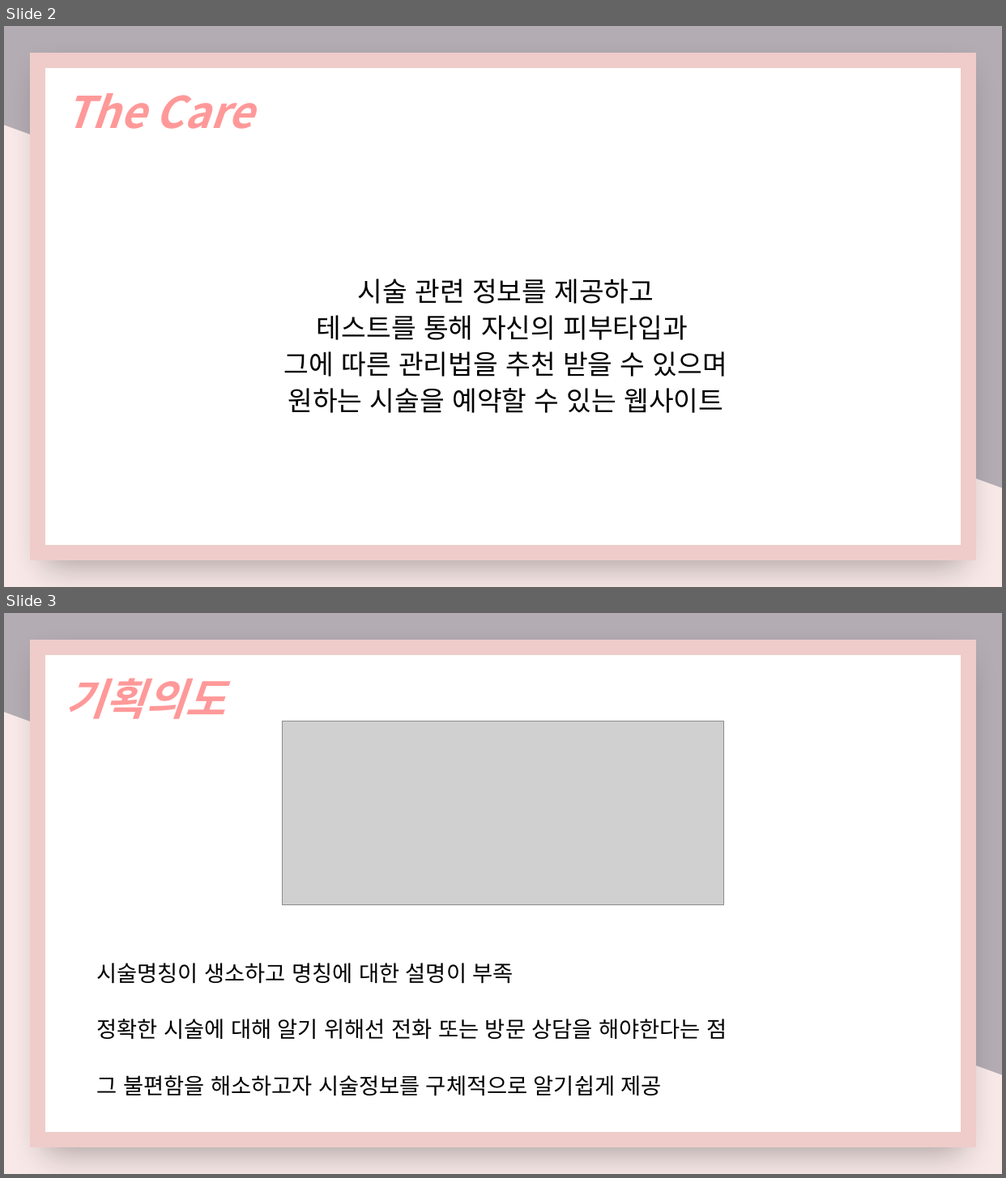
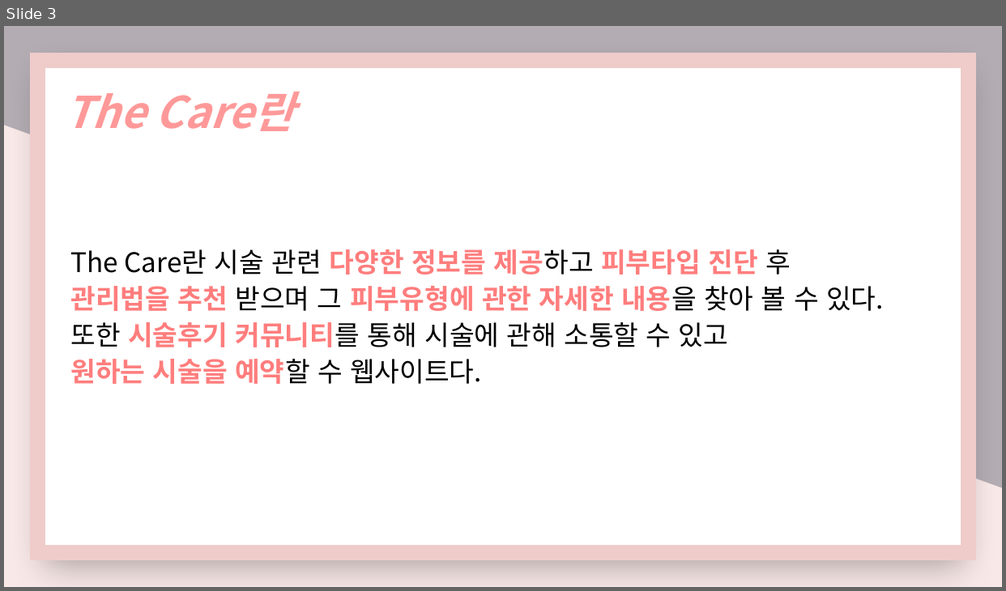
Before and after one commit to nimi2838/thecare, a slide deck: 김가율_봉하늘_조혜은(교수님).pptx. Shown one above the other, each under a label of ours: slides 2 and 3 before the commit, slide 3 after it. The pictures are 1006x1178 and 1006x591 pixels, drawn with LibreOffice and Linux fonts; fonts in the diff are those of the drawing; grey boxes stand for pictures. Boxes give left, top, right and bottom in pixels: in the first picture for what was removed or moved away, otherwise in the second. Text is boxed around its words. In the diff, an @@ line names an element or a change of style, - is before the commit and + after.

```diff
--- a/김가율_봉하늘_조혜은(교수님).pptx
+++ b/김가율_봉하늘_조혜은(교수님).pptx
@@ slide 3 removed at (x1=4, y1=613, x2=1002, y2=1174), background gradient #B3ACB3 to #F8E9E8 @@
@@ rectangle removed at (x1=38, y1=648, x2=969, y2=1140) @@
@@ text removed at (x1=65, y1=678, x2=225, y2=719) @@
-기획의도
@@ picture removed at (x1=283, y1=722, x2=723, y2=905) @@
@@ text removed at (x1=97, y1=963, x2=727, y2=1097) @@
-시술명칭이 생소하고 명칭에 대한 설명이 부족
-정확한 시술에 대해 알기 위해선 전화 또는 방문 상담을 해야한다는 점
-그 불편함을 해소하고자 시술정보를 구체적으로 알기쉽게 제공
@@ what was slide 2 is now slide 3 @@
@@ slide 3 changed as well @@
@@ text at (x1=65, y1=92, x2=294, y2=131): text changed @@
-The Care
+The Care란
@@ text at (x1=70, y1=250, x2=884, y2=384): text changed @@
-시술 관련 정보를 제공하고
-테스트를 통해 자신의 피부타입과
-그에 따른 관리법을 추천 받을 수 있으며
-원하는 시술을 예약할 수 있는 웹사이트
+The Care란 시술 관련 다양한 정보를 제공하고 피부타입 진단 후
+관리법을 추천 받으며 그 피부유형에 관한 자세한 내용을 찾아 볼 수 있다.
+또한 시술후기 커뮤니티를 통해 시술에 관해 소통할 수 있고
+원하는 시술을 예약할 수 웹사이트다.
```
Also in this commit, not shown: 2 other slides changed, 2 slides added, 2 other slides removed, 14 other files.
